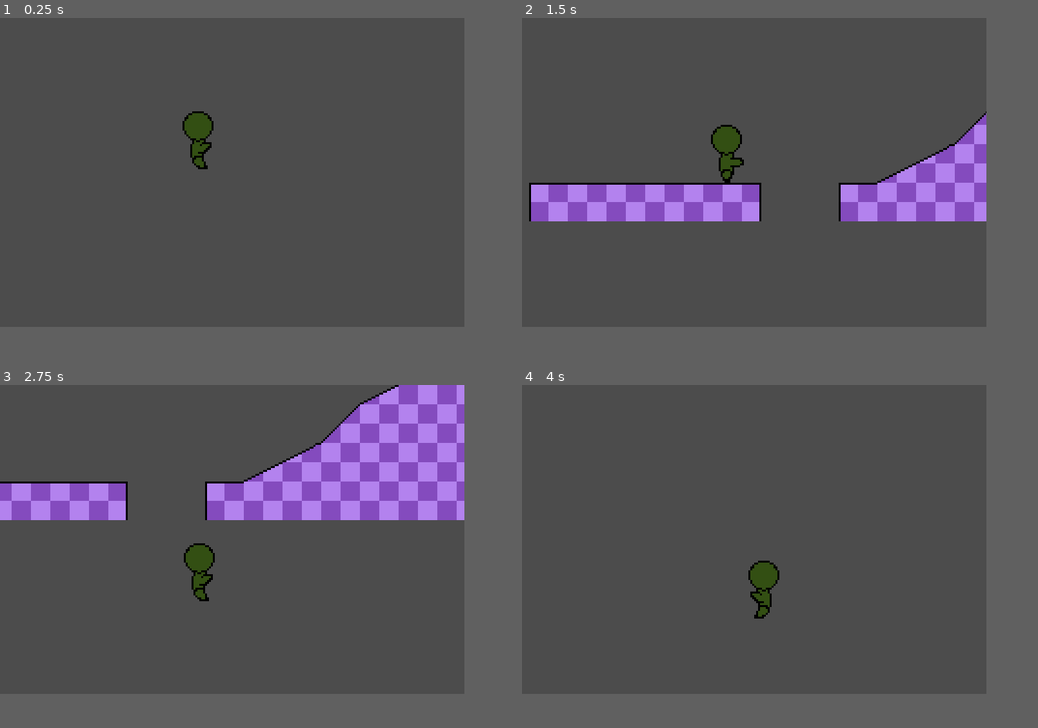
Above: before the commit, frames 1-4 (two rows, left to right).
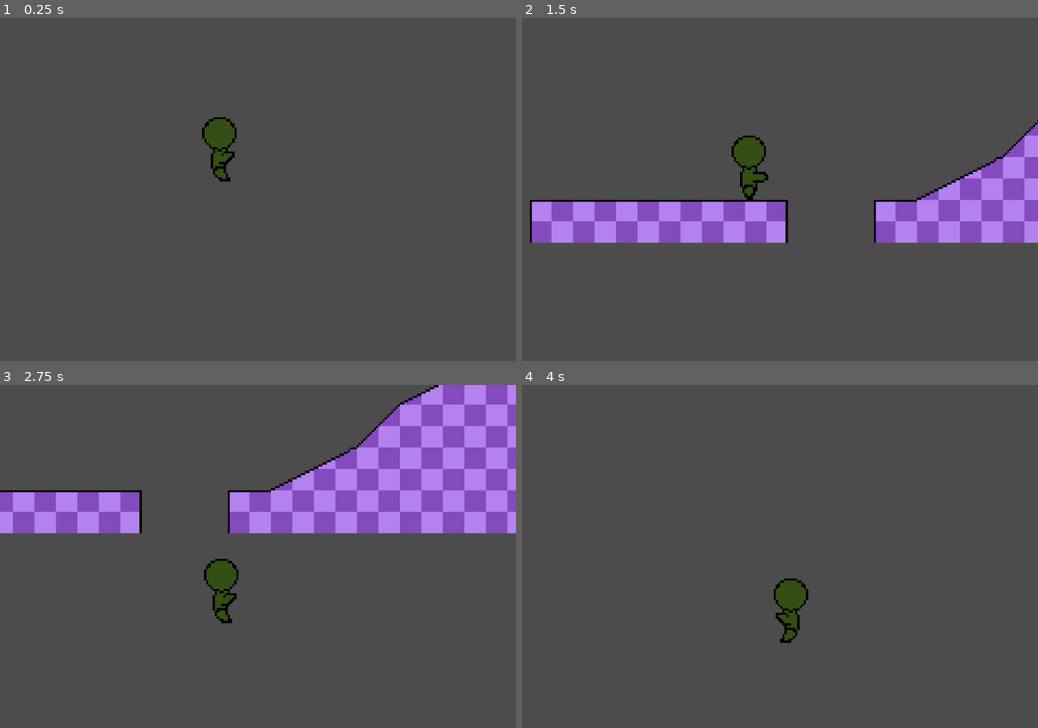
Above: after the commit, the same moments.

Repository: kurantoB/KinematicallyReinterpretedImplementationNeedingGodotEngine
Game: Godot game, scene res://Scenes/SandboxScene.tscn
Same seed, same stepped clock (60 frames per second), same inputs: the game is played once before the commit and once after it.
Inputs:
- Up to frame 1 (0.25 s): no input
- Up to frame 2 (1.5 s): tap Enter (gba_start) at 0.5 s; hold Right (ui_right) 0.53-1.28 s; tap Z (gba_a) at 0.6 s; hold Down (ui_down) from 1.28 s (still down); tap X (gba_b) at 1.35 s
- Up to frame 3 (2.75 s): release Down (ui_down) at 2.03 s; hold Right (ui_right) from 2.03 s (still down); tap Backspace (gba_select) at 2.1 s
- Up to frame 4 (4 s): release Right (ui_right) at 2.78 s; hold Up (ui_up) 2.78-3.53 s; tap Enter (gba_start) at 2.85 s; hold Left (ui_left) from 3.53 s (still down); tap Z (gba_a) at 3.6 s
In our replay, the window is 720x480 before the commit and 800x533 after it. These sizes can differ from the game's own. Grey fills any space a smaller window leaves; there, only what the larger window draws over its background counts as a difference.

The runs differ from the first frame. In frame 1, 1.3% of the frame differs, in the area x 35-46%, y 27-48%; in frame 2, 17%; in frame 3, 18%, in the area x 0-100%, y 0-70%; in frame 4, 1.5%.

Commit message:
scale to 3.5

Diff:
--- a/Scripts/Constants.gd
+++ b/Scripts/Constants.gd
@@ -136,7 +136,7 @@
 	UnitType.PLAYER: 5
 }
 
-const SCALE_FACTOR = 3
+const SCALE_FACTOR = 3.5
 const GRID_SIZE = 20 # pixels
 const GRAVITY = 30
 const MAX_FALL_SPEED = -12
--- a/project.godot
+++ b/project.godot
@@ -38,8 +38,8 @@
 
 [display]
 
-window/size/width=720
-window/size/height=480
+window/size/width=840
+window/size/height=560
 
 [input]
 
